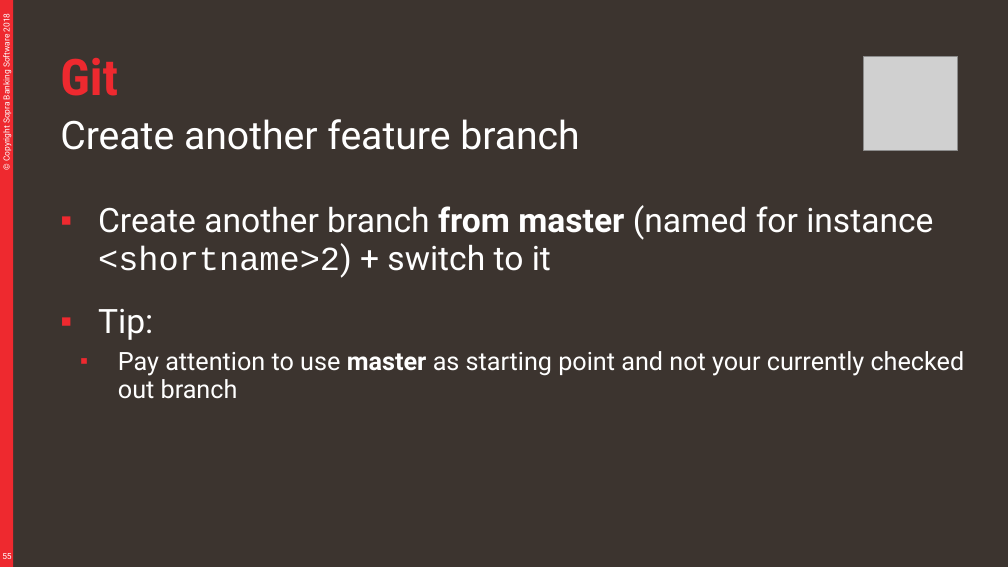
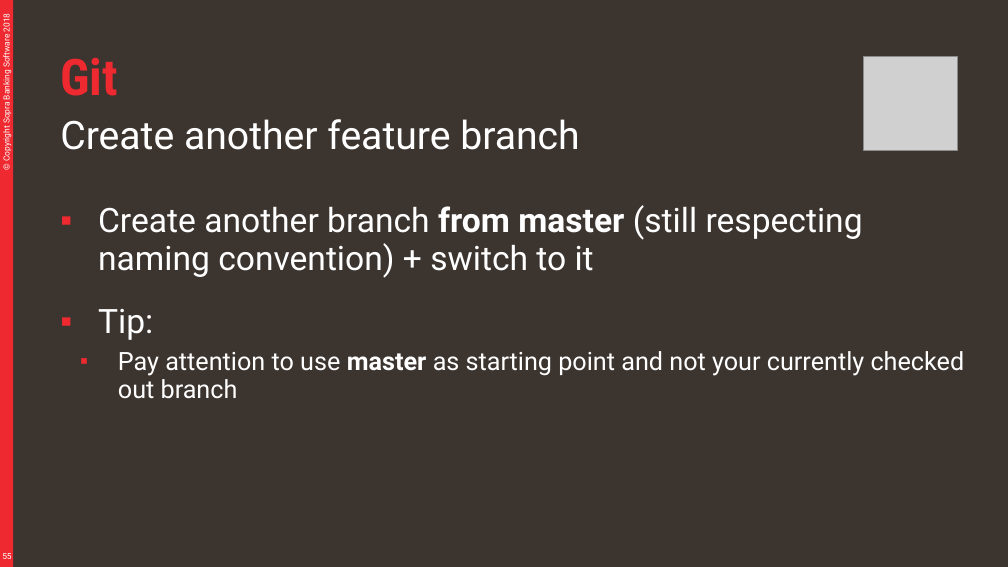
Before and after one commit to divesh979/murari, a slide deck: slide 55 of material/Git.pptx. Drawn at 1008x567 pixels with LibreOffice and Linux fonts; fonts in the diff are those of the drawing; grey boxes stand for pictures. Boxes give left, top, right and bottom in pixels: in the first picture for what was removed or moved away, otherwise in the second. Text is boxed around its words. In the diff, an @@ line names an element or a change of style, - is before the commit and + after.

```diff
--- a/material/Git.pptx
+++ b/material/Git.pptx
@@ text at [98,205,863,278]: text changed @@
-▪ Create another branch from master (named for instance <shortname>2) + switch to it
+▪ Create another branch from master (still respecting naming convention) + switch to it
```
Also in this commit, not shown: 22 other slides changed, 1 slide added, 3 slides removed, 2 other files.
